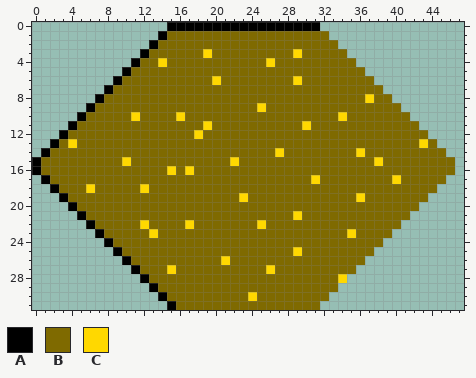
One commit to this pixel-art sprite: data/view/images/desert1.png. Above is the file before it was changed.
The file is 48x32 pixels. Pixels under 10% opacity are left out. Colours within 5 levels of each other are drawn and written as one.
Palette (. is transparent): A #000000  B #7f6a00  C #ffd800
After:
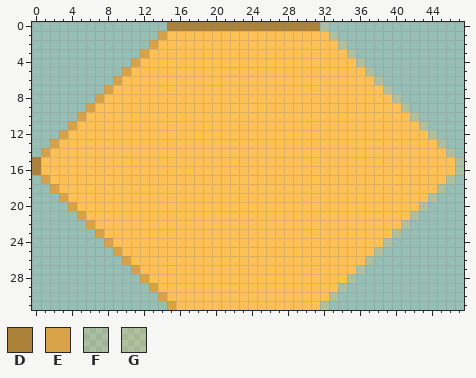
Colours new in this view: D #ac823a  E #d8a348  F #ffc15632  G #ffc1563f
The exact change:
colour B: #7f6a00 -> #ffc156
colour C: #ffd800 -> #ffc34c
y 0: x 15..32 AAAAAAAAAAAAAAAAA. -> DDDDDDDDDDDDDDDDDF
y 1: x 14 A -> E; x 33 . -> G
y 2: x 13 A -> E; x 34 . -> G
y 3: x 12 A -> E; x 35 . -> G
y 4: x 11 A -> E; x 36 . -> G
y 5: x 10 A -> E; x 37 . -> G
y 6: x 9 A -> E; x 38 . -> G
y 7: x 8 A -> E; x 39 . -> G
y 8: x 7 A -> E; x 40 . -> G
y 9: x 6 A -> E; x 41 . -> G
y 10: x 5 A -> E; x 42 . -> G
y 11: x 4 A -> E; x 43 . -> G
y 12: x 3 A -> E; x 44 . -> G
y 13: x 2 A -> E; x 45 . -> G
y 14: x 1 A -> E; x 46 . -> G
y 15..16: x 0 A -> D; x 47 . -> F
y 17: x 1 A -> E; x 46 . -> G
y 18: x 2 A -> E; x 45 . -> G
y 19: x 3 A -> E; x 44 . -> G
y 20: x 4 A -> E; x 43 . -> G
y 21: x 5 A -> E; x 42 . -> G
y 22: x 6 A -> E; x 41 . -> G
y 23: x 7 A -> E; x 40 . -> G
y 24: x 8 A -> E; x 39 . -> G
y 25: x 9 A -> E; x 38 . -> G
y 26: x 10 A -> E; x 37 . -> G
y 27: x 11 A -> E; x 36 . -> G
y 28: x 12 A -> E; x 35 . -> F
y 29: x 13 A -> E; x 34 . -> F
y 30: x 14 A -> E; x 33 . -> G
y 31: x 15 A -> E; x 32 . -> G
